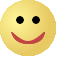
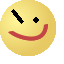
Comparing the layer stacks of the two 64x64 images. Changes:
showed "Layer #11" over [8, 24, 48, 41]
showed "Layer #9" over [11, 9, 39, 24]
hid "Layer #2" over [11, 32, 45, 44]
hid "Layer #1" over [16, 16, 40, 24]
